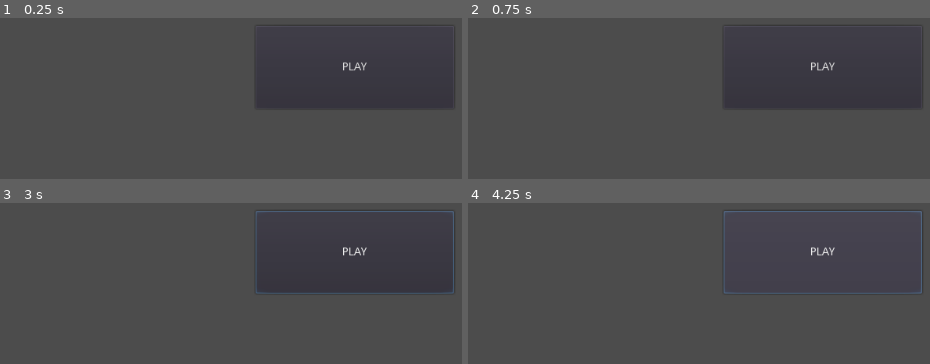
Above: before the commit, frames 1-4 (two rows, left to right).
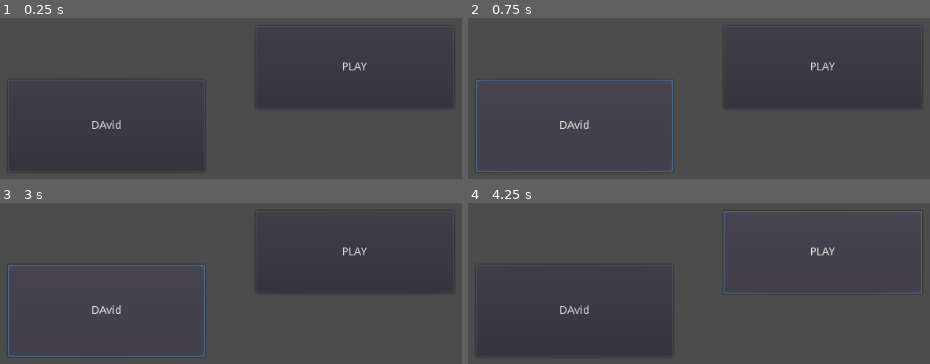
Above: after the commit, the same moments.

Repository: Jasperling123/VersionControlClass
Game: Godot game, scene res://main.tscn
Two runs of this game, one before a commit and one after it. Both use one fixed random seed, a clock stepped at 60 frames per second and the inputs below.
Inputs (mouse positions are in pixels of both pictures, inside the frame that each line leads up to):
- Up to frame 1 (0.25 s): no input
- Up to frame 2 (0.75 s): click (574, 125) at 0.5 s, where only the run after the commit has a clickable "DAvid"
- Up to frame 3 (3 s): click "PLAY" at 1.25 s; click "PLAY" at 2 s; click (106, 310) at 2.75 s, where only the run after the commit has a clickable "DAvid"
- Up to frame 4 (4.25 s): click "PLAY" at 3.5 s

The runs differ from the first frame. In frame 1, 0.4% of the frame differs, in the area x 4-42%, y 63-96%; in frame 2, 1.0%; in frame 3, 1.6%, in the area x 1-99%, y 4-96%; in frame 4, 0.4%.

Commit message:
Added my name button

Diff:
--- a/main.tscn
+++ b/main.tscn
@@ -8,3 +8,10 @@
 margin_right = 658.0
 margin_bottom = 261.0
 text = "PLAY"
+
+[node name="Button2" type="Button" parent="."]
+margin_left = 87.0
+margin_top = 224.0
+margin_right = 339.0
+margin_bottom = 342.0
+text = "DAvid"
